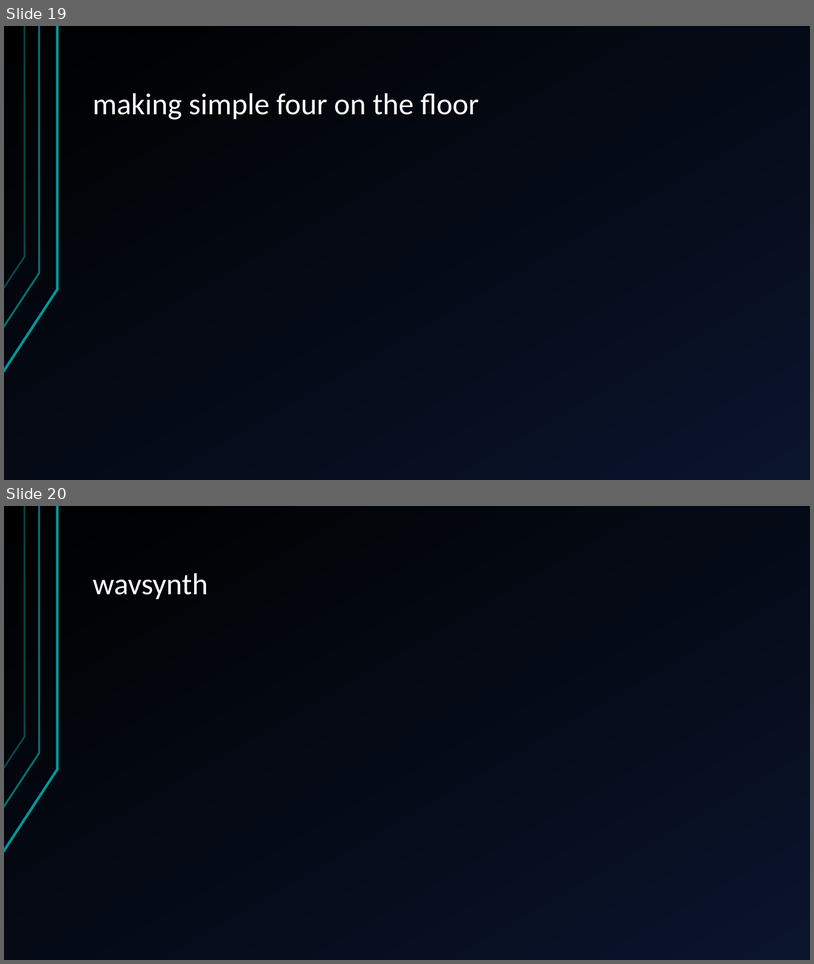
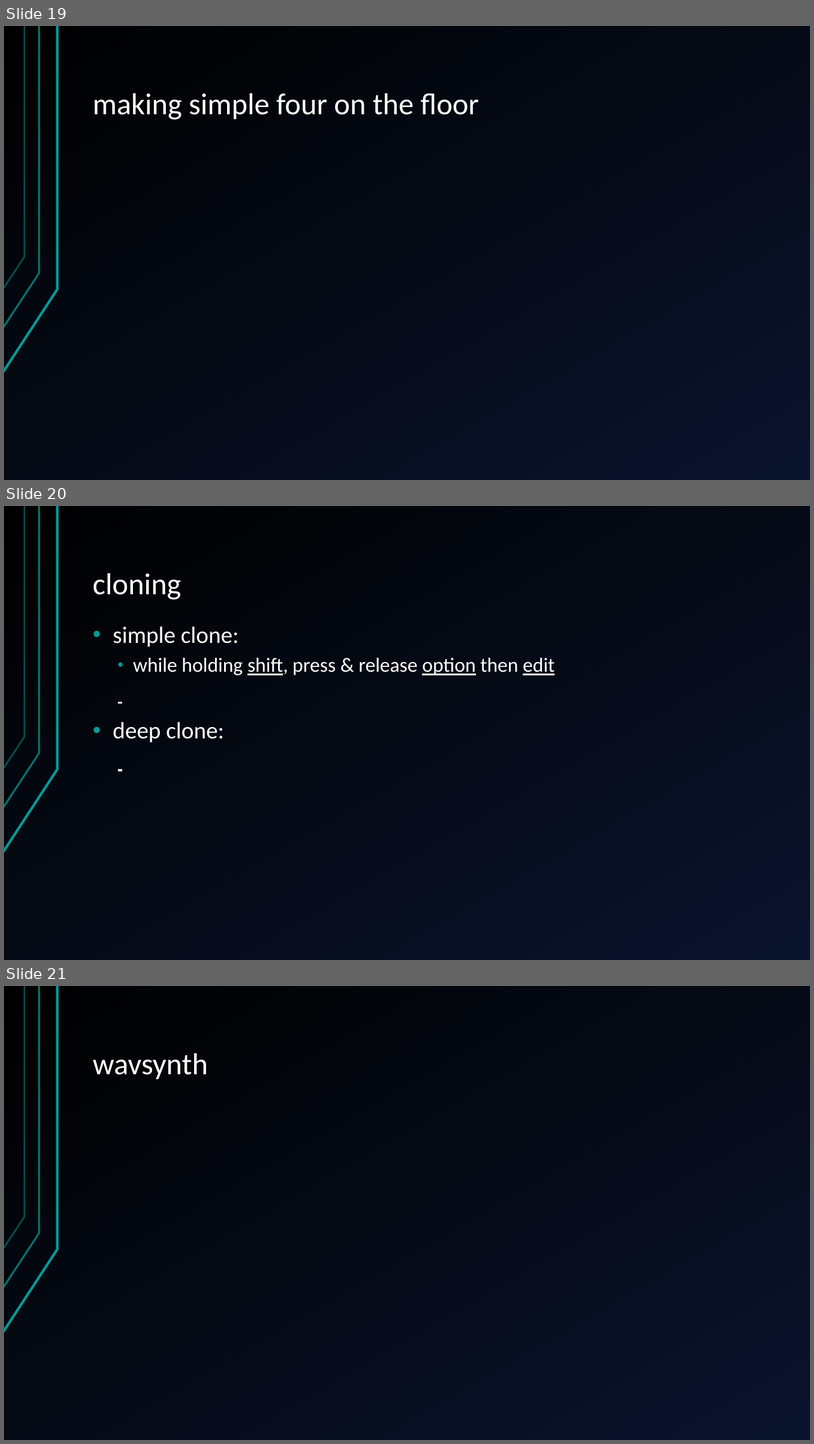
Before and after one commit to jegasus/m8-tracker-workshop, a slide deck: slides_v1.odp. Shown one above the other, each under a label of ours: slides 19 and 20 before the commit, slides 19, 20 and 21 after it. The pictures are 814x964 and 814x1444 pixels, drawn with LibreOffice and Linux fonts; fonts in the diff are those of the drawing. Boxes give left, top, right and bottom in pixels: in the first picture for what was removed or moved away, otherwise in the second. Text is boxed around its words. In the diff, an @@ line names an element or a change of style, - is before the commit and + after.

```diff
--- a/slides_v1.odp
+++ b/slides_v1.odp
@@ slide 20 added at (x1=4, y1=506, x2=810, y2=960), background gradient #000000 to #0A142C; not listed: 3 template elements that a slide beside it also shows @@
@@ title added at (x1=93, y1=573, x2=182, y2=600), 36 pt, text #FFFFFF @@
+cloning
@@ text added at (x1=113, y1=626, x2=555, y2=742), 24 pt, text #FFFFFF @@
+• simple clone:
+  • while holding shift, press & release option then edit
+• deep clone:
@@ what was slide 20 is now slide 21 @@
```
Also in this commit, not shown: 1 slide changed, 1 other slide added, 1 slide removed.
